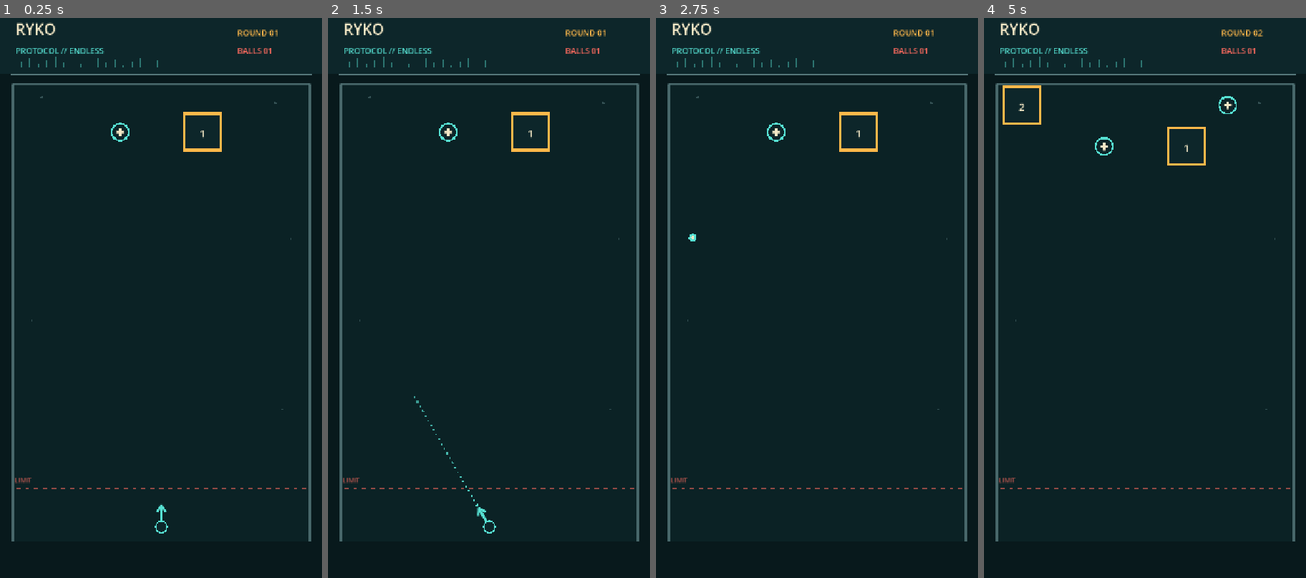
Above: before the commit, frames 1-4 (left to right).
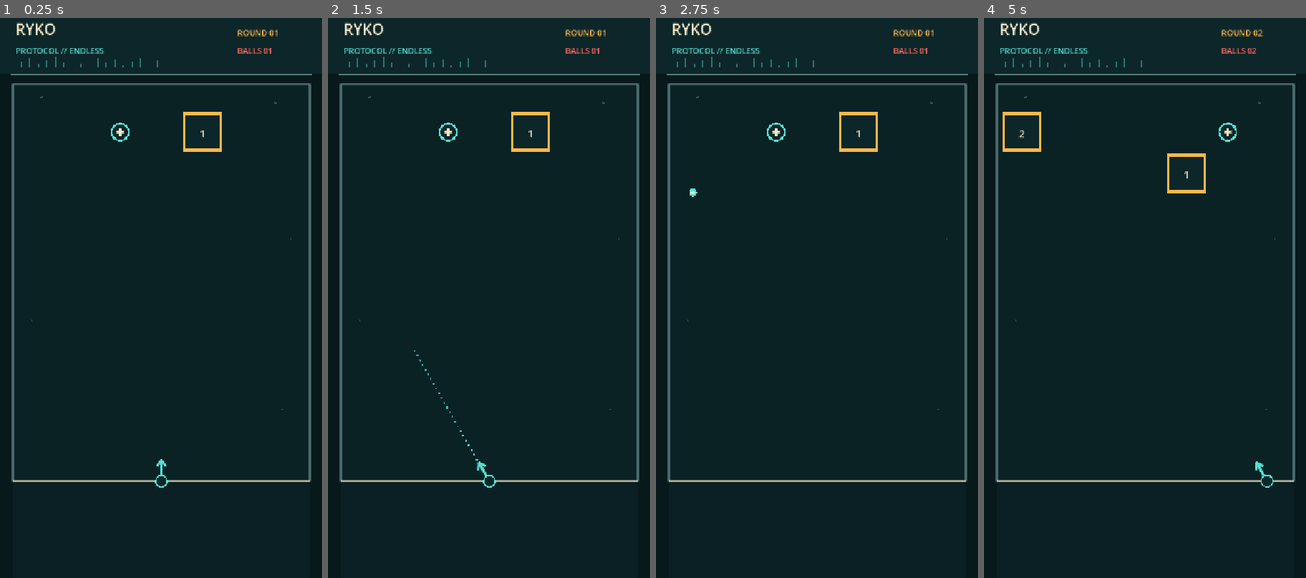
Above: after the commit, the same moments.

Repository: dfagaras/ryko-game
Game: Godot game, scene res://scenes/main.tscn
Two runs of this game, one before a commit and one after it. Both use one fixed random seed, a clock stepped at 60 frames per second and the inputs below.
Inputs (mouse positions are in pixels of both pictures, inside the frame that each line leads up to):
- Up to frame 1 (0.25 s): no input
- Up to frame 2 (1.5 s): tap Enter at 0.5 s; move the mouse to (559, 264) at 0.52 s; click (559, 264) at 0.67 s; tap Space at 1.25 s; drag from (424, 320) to (472, 404) at 1.27 s
- Up to frame 3 (2.75 s): move the mouse to (849, 163) at 2.02 s; click (849, 163) at 2.17 s
- Up to frame 4 (5 s): drag from (1128, 404) to (1048, 208) at 2.77 s; tap Enter at 3.5 s; move the mouse to (1241, 376) at 3.52 s; click (1241, 376) at 3.67 s; drag from (1048, 208) to (1096, 146) at 4.27 s

The runs differ from the first frame. In frame 1, 0.8% of the frame differs, in the area x 3-97%, y 78-94%; in frame 2, 0.9%; in frame 3, 0.7%; in frame 4, 1.7%, in the area x 3-97%, y 5-94%.

Commit message:
Match aiming guide and launch line behavior

Diff:
--- a/scripts/main.gd
+++ b/scripts/main.gd
@@ -12,8 +12,6 @@
 const BOARD_LEFT := 28.0
 const BOARD_RIGHT := 692.0
 const BOARD_TOP := 176.0
-const RETURN_Y := 1165.0
-const DANGER_Y := 1080.0
 const CELL := 88.0
 const TRIANGLE_WIDTH := CELL
 const TRIANGLE_HEIGHT := CELL
@@ -25,11 +23,16 @@
 const GRID_X := 40.0
 const GRID_Y := 239.0
 const COLUMN_COUNT := 7
+const LAST_PLAYABLE_BLOCK_ROW := 8
+const LAUNCH_LINE_Y := GRID_Y + LAST_PLAYABLE_BLOCK_ROW * ROW_STEP + CELL
+const RETURN_Y := LAUNCH_LINE_Y
 
 const MIN_PULL_DISTANCE := 14.0
 const MAX_PULL_DISTANCE := 300.0
 const RELEASE_PULL_DISTANCE := 48.0
-const MIN_UPWARD_COMPONENT := 0.045
+# Limit shots to 15 degrees above horizontal, matching the reference feel.
+const MIN_UPWARD_COMPONENT := 0.258819
+const MAX_HORIZONTAL_COMPONENT := 0.965926
 const BALL_SPEED := 760.0
 const BALL_RADIUS := 9.0
 const BALL_COLLISION_RADIUS := 10.0
@@ -74,15 +77,12 @@
 var blocks: Array[Dictionary] = []
 var pickups: Array[Dictionary] = []
 var fallback_font: Font
-var aim_cast_shape: CircleShape2D
 var rng := RandomNumberGenerator.new()
 var run_seed := 0
 
 
 func _ready() -> void:
 	fallback_font = ThemeDB.fallback_font
-	aim_cast_shape = CircleShape2D.new()
-	aim_cast_shape.radius = BALL_COLLISION_RADIUS
 	_create_boundaries()
 	_start_new_run()
 
@@ -330,8 +330,7 @@
 
 	var candidate := Vector2(-pull.x, -pull_distance).normalized()
 	if candidate.y > -MIN_UPWARD_COMPONENT:
-		candidate.y = -MIN_UPWARD_COMPONENT
-		candidate = candidate.normalized()
+		candidate = Vector2(signf(candidate.x) * MAX_HORIZONTAL_COMPONENT, -MIN_UPWARD_COMPONENT)
 
 	aim_direction = candidate
 	pull_strength = clamp(
@@ -526,7 +525,7 @@
 			continue
 		item.erase("move_from")
 		item.erase("move_to")
-		if body.position.y + CELL * 0.5 >= DANGER_Y:
+		if body.position.y + CELL * 0.5 >= LAUNCH_LINE_Y:
 			reached_danger = true
 
 	var visible_pickups: Array[Dictionary] = []
@@ -534,7 +533,7 @@
 		pickup.erase("move_from")
 		pickup.erase("move_to")
 		var pickup_position: Vector2 = pickup["position"]
-		if pickup_position.y < DANGER_Y:
+		if pickup_position.y < LAUNCH_LINE_Y:
 			visible_pickups.append(pickup)
 	pickups = visible_pickups
 
@@ -544,24 +543,6 @@
 		return
 
 	state = TurnState.AIMING
-
-
-func _first_aim_hit() -> Vector2:
-	# A ray has zero width and can incorrectly preview a route through diagonal
-	# gaps that the real ball cannot fit through. Sweep the actual ball shape.
-	var cast_start := launcher + aim_direction * 14.0
-	var cast_motion := aim_direction * 1600.0
-	var query := PhysicsShapeQueryParameters2D.new()
-	query.shape = aim_cast_shape
-	query.transform = Transform2D(0.0, cast_start)
-	query.motion = cast_motion
-	query.collision_mask = 1
-	query.collide_with_bodies = true
-	query.collide_with_areas = false
-	var fractions := get_world_2d().direct_space_state.cast_motion(query)
-	if fractions.size() >= 1:
-		return cast_start + cast_motion * fractions[0]
-	return cast_start + cast_motion
 
 
 func _draw() -> void:
@@ -572,7 +553,7 @@
 
 	_draw_signal_details()
 	_draw_header()
-	_draw_danger_line()
+	_draw_launch_line()
 	_draw_blocks()
 	_draw_pickups()
 
@@ -587,7 +568,7 @@
 
 
 func _draw_playfield() -> void:
-	var playfield_bottom := RETURN_Y + 32.0
+	var playfield_bottom := LAUNCH_LINE_Y
 	var playfield_rect := Rect2(
 		Vector2(BOARD_LEFT, BOARD_TOP),
 		Vector2(BOARD_RIGHT - BOARD_LEFT, playfield_bottom - BOARD_TOP)
@@ -597,6 +578,13 @@
 	draw_line(Vector2(BOARD_LEFT, BOARD_TOP), Vector2(BOARD_LEFT, playfield_bottom), wall_color, 3.0, true)
 	draw_line(Vector2(BOARD_RIGHT, BOARD_TOP), Vector2(BOARD_RIGHT, playfield_bottom), wall_color, 3.0, true)
 	draw_line(Vector2(BOARD_LEFT, BOARD_TOP), Vector2(BOARD_RIGHT, BOARD_TOP), wall_color, 3.0, true)
+	# A separate lower area keeps the launch origin visually distinct from the
+	# descending block field. This can later be replaced by the final art.
+	draw_rect(
+		Rect2(Vector2(BOARD_LEFT, LAUNCH_LINE_Y), Vector2(BOARD_RIGHT - BOARD_LEFT, H - LAUNCH_LINE_Y)),
+		Color(PANEL, 0.55),
+		true
+	)
 
 
 func _draw_active_balls() -> void:
@@ -612,18 +600,17 @@
 
 func _draw_aim_guide() -> void:
 	var start := launcher + aim_direction * 56.0
-	var hit := _first_aim_hit()
-	var available_length := maxf(0.0, start.distance_to(hit) - 5.0)
-	var desired_length := lerpf(38.0, 980.0, pow(pull_strength, 0.78))
-	var guide_length := minf(available_length, desired_length)
+	# The guide is intentionally visual-only: it passes over blocks exactly like
+	# the reference game, while the launched ball still uses real collisions.
+	var guide_length := lerpf(38.0, 980.0, pow(pull_strength, 0.78))
 	var dot_radius := lerpf(1.4, 5.2, pull_strength)
 	var dot_spacing := lerpf(10.0, 22.0, pull_strength)
-	var distance := 0.0
-
-	while distance <= guide_length:
+	var segment_count := maxi(1, int(round(guide_length / dot_spacing)))
+
+	for index in range(segment_count + 1):
+		var distance := guide_length * float(index) / float(segment_count)
 		var fade := lerpf(0.96, 0.62, distance / maxf(guide_length, 1.0))
 		draw_circle(start + aim_direction * distance, dot_radius, Color(AQUA, fade))
-		distance += dot_spacing
 
 
 func _draw_header() -> void:
@@ -642,9 +629,14 @@
 		draw_circle(p, 2.0, Color(MUTED, 0.55))
 
 
-func _draw_danger_line() -> void:
-	draw_dashed_line(Vector2(BOARD_LEFT + 8, DANGER_Y), Vector2(BOARD_RIGHT - 8, DANGER_Y), Color(CORAL, 0.55), 2.0, 10.0)
-	draw_string(fallback_font, Vector2(32, DANGER_Y - 14), "LIMIT", HORIZONTAL_ALIGNMENT_LEFT, -1, 14, Color(CORAL, 0.7))
+func _draw_launch_line() -> void:
+	draw_line(
+		Vector2(BOARD_LEFT, LAUNCH_LINE_Y),
+		Vector2(BOARD_RIGHT, LAUNCH_LINE_Y),
+		Color(CREAM, 0.72),
+		3.0,
+		true
+	)
 
 
 func _draw_blocks() -> void:
